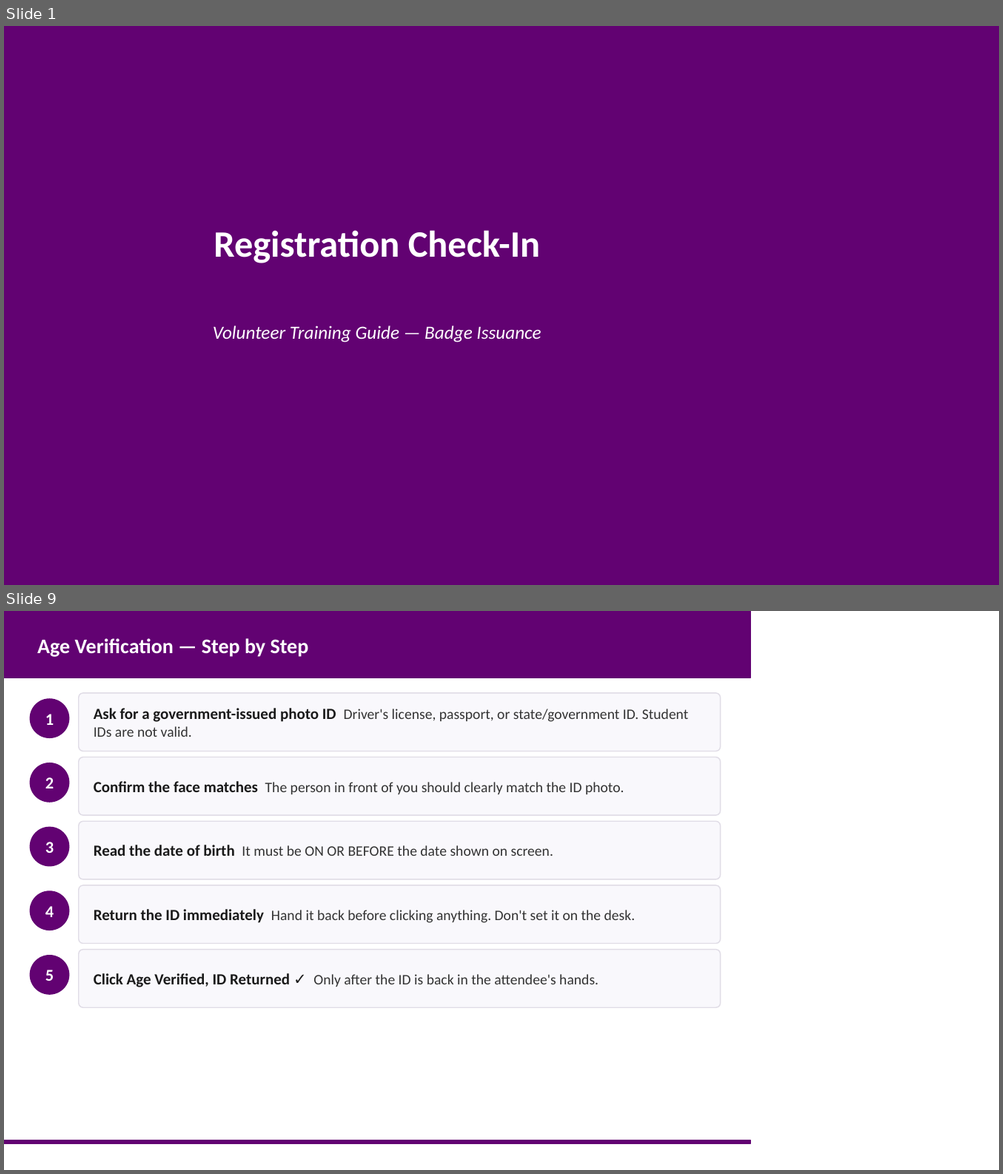
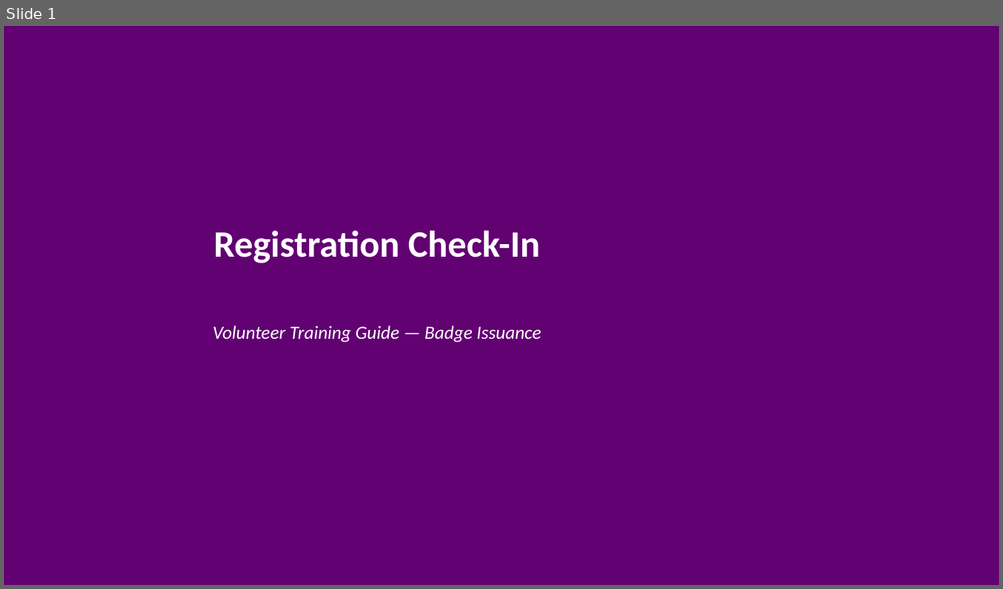
Before and after one commit to marks-lolcode/reg-plugin, a slide deck: TRAINING/reg-checkin.pptx. Shown one above the other, each under a label of ours: slides 1 and 9 before the commit, slide 1 after it; the slides between them are not shown. The pictures are 1003x1174 and 1003x589 pixels, drawn with LibreOffice and Linux fonts; fonts in the diff are those of the drawing. Boxes give left, top, right and bottom in pixels: in the first picture for what was removed or moved away, otherwise in the second. Text is boxed around its words. In the diff, an @@ line names an element or a change of style, - is before the commit and + after.

```diff
--- a/TRAINING/reg-checkin.pptx
+++ b/TRAINING/reg-checkin.pptx
@@ slide 9 removed at [4, 611, 999, 1170], background #FFFFFF @@
@@ rectangle removed at [4, 611, 750, 678] @@
@@ text removed at [37, 638, 309, 657] @@
-Age Verification — Step by Step
@@ ellipse removed at [30, 699, 69, 738] @@
@@ rounded rectangle removed at [79, 693, 720, 752] @@
@@ text removed at [45, 714, 54, 725] @@
-1
@@ text removed at [94, 708, 688, 737] @@
-Ask for a government-issued photo ID Driver's license, passport, or state/government ID. Student IDs are not valid.
@@ ellipse removed at [30, 763, 69, 802] @@
@@ rounded rectangle removed at [79, 758, 720, 815] @@
@@ text removed at [45, 777, 54, 789] @@
-2
@@ text removed at [94, 781, 624, 795] @@
-Confirm the face matches The person in front of you should clearly match the ID photo.
@@ ellipse removed at [30, 827, 69, 866] @@
@@ rounded rectangle removed at [79, 821, 720, 880] @@
@@ text removed at [45, 842, 54, 853] @@
-3
@@ text removed at [94, 845, 553, 856] @@
-Read the date of birth It must be ON OR BEFORE the date shown on screen.
@@ ellipse removed at [30, 891, 69, 931] @@
@@ rounded rectangle removed at [79, 886, 720, 944] @@
@@ text removed at [45, 906, 54, 917] @@
-4
@@ text removed at [94, 909, 635, 923] @@
-Return the ID immediately Hand it back before clicking anything. Don't set it on the desk.
@@ ellipse removed at [30, 956, 69, 994] @@
@@ rounded rectangle removed at [79, 950, 720, 1008] @@
@@ text removed at [45, 970, 54, 981] @@
-5
@@ text removed at [94, 974, 598, 988] @@
-Click Age Verified, ID Returned ✓ Only after the ID is back in the attendee's hands.
@@ rectangle removed at [4, 1141, 750, 1145] @@
```
Also in this commit, not shown: 2 slides changed, 4 slides added, 9 other slides removed, 7 other files.
